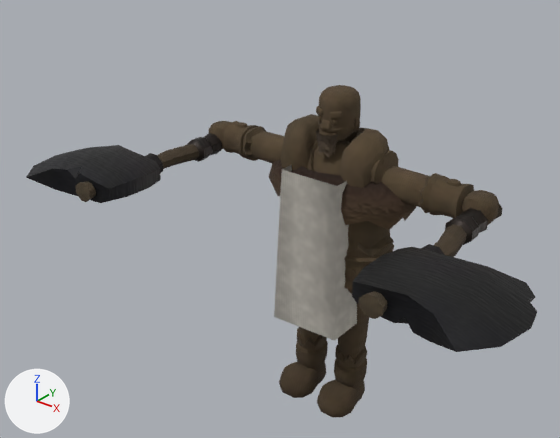
The glTF model csharp/Unciv.Godot/Packs/units/models/unit/Mohawk Warrior.glb: old version first, new version second.
Before and after are seen from a 50 mm lens placed at (0.962, -1.42, 1.342), pointed at (-0.042, -0.165, 0.564). Arrows for +X, +Y and +Z are at lower left; the lights stay in place. The first picture is the older version. Where no turn or scale is listed for an object, it has been applied to the vertices. Vertices at exactly the same position are counted once.

Objects in the first picture: '1H_Axe', '1H_Axe_Offhand', 'Warrior'.
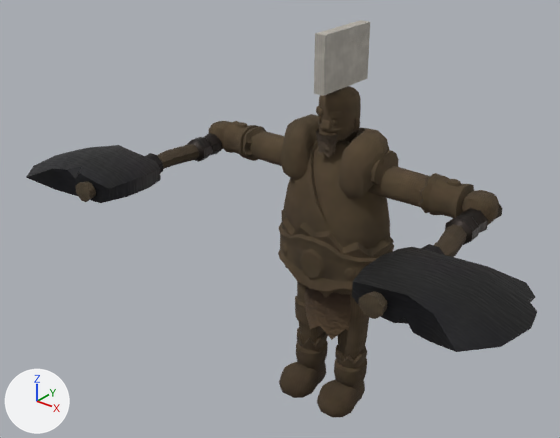
Location of each change, (x1, y1, x2, y2) in pixels of the pictures (560 x 438 px):
'Warrior', reshaped (20% taller): before (208, 85, 499, 417); after (208, 20, 499, 417)
part 1 of me_mesh_skinned, added: after (314, 20, 370, 96)
part 2 of me_mesh_skinned, deleted (brown): before (268, 159, 416, 230)
part 3 of me_mesh_skinned, deleted: before (274, 165, 357, 340)

Edits to the bpy script that builds the scene:
```text
Change me_mesh_skinned:
    used by ob_warrior; location = (0.0, 0.0, -0.011)
    remove me_mesh_skinned.from_pydata(...)  # 2465 vertices, 4517 faces; spans x -0.4..0.4, y -0.124..0.122, z 0.011..0.858
    add me_mesh_skinned.from_pydata(...)  # 2389 vertices, 4401 faces; spans x -0.4..0.4, y -0.11..0.101, z 0.011..0.989
    me_mesh_skinned part 1: a new loose piece, a box spanning x -0.013..0.013, y -0.082..0.092, z 0.858..0.989, in mat_teamcolor
    me_mesh_skinned part 2: the loose piece of 64 vertices spanning x -0.192..0.215, y -0.107..0.105, z 0.555..0.679 is deleted
    me_mesh_skinned part 3: the loose piece of 20 vertices spanning x -0.094..0.094, y -0.124..0.122, z 0.267..0.672 is deleted
```
